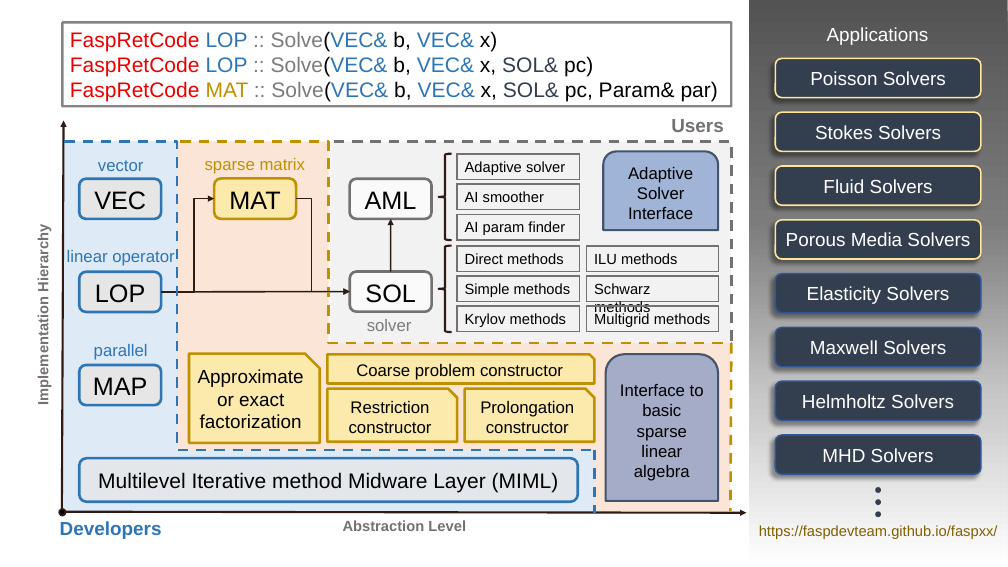
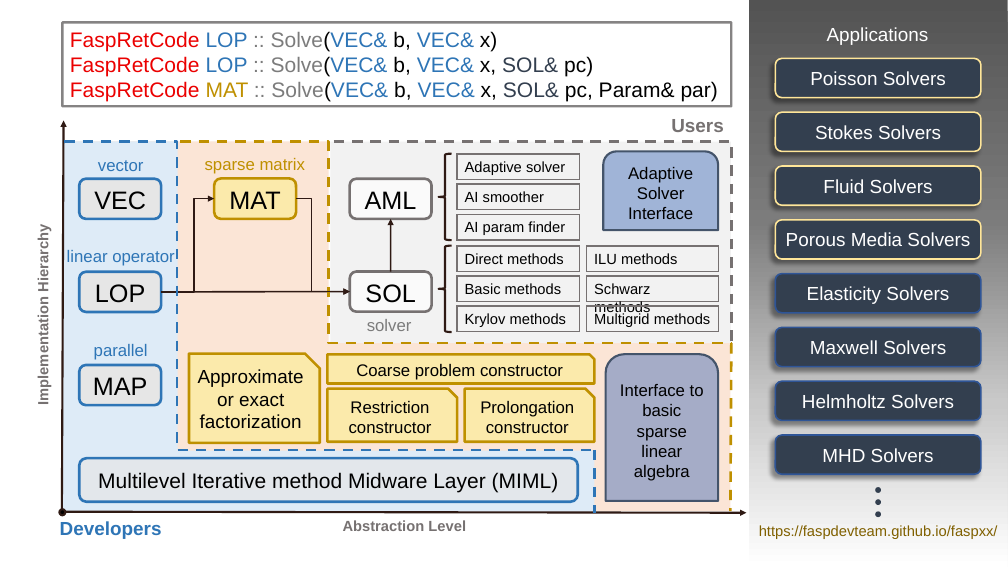
Before and after one commit to FaspDevTeam/faspxx, a slide deck: slide 1 of manual/FaspxxFramework.pptx. Drawn at 1008x567 pixels with LibreOffice and Linux fonts; fonts in the diff are those of the drawing; grey boxes stand for pictures. Boxes give left, top, right and bottom in pixels: in the first picture for what was removed or moved away, otherwise in the second. Text is boxed around its words. In the diff, an @@ line names an element or a change of style, - is before the commit and + after.

```diff
--- a/manual/FaspxxFramework.pptx
+++ b/manual/FaspxxFramework.pptx
@@ text in rectangle at <box>465,283,561,294</box>: text changed @@
-Simple methods
+Basic methods
```
Also in this commit, not shown: 1 other file.
